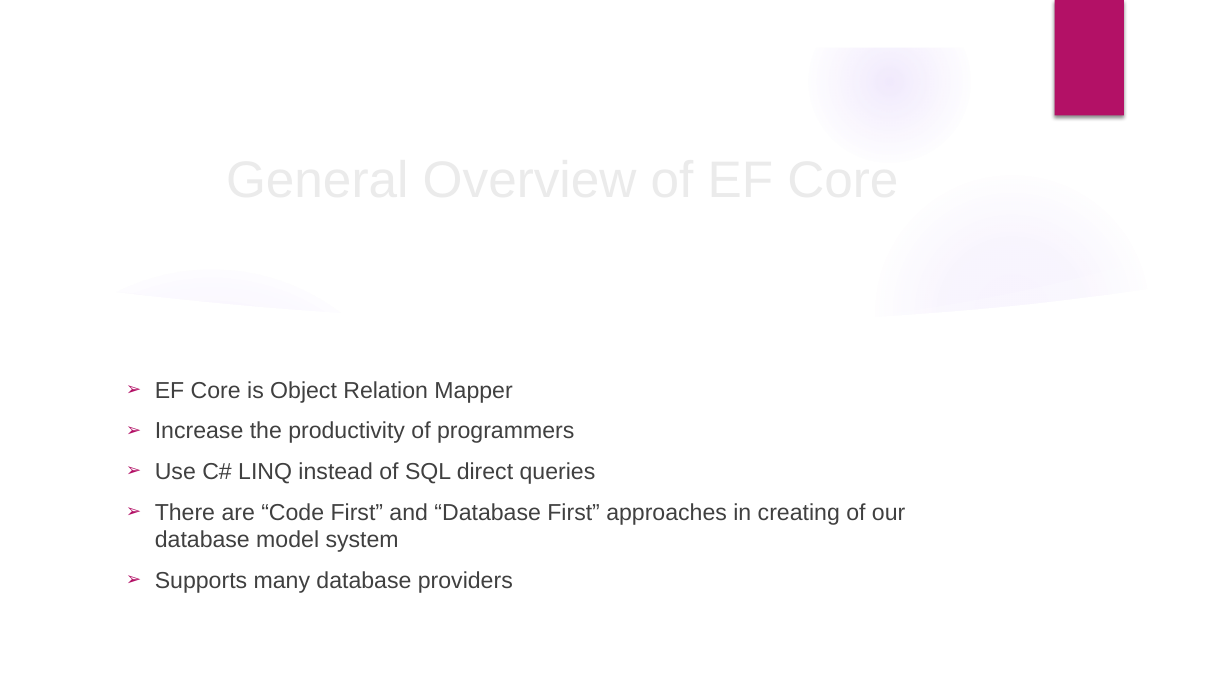
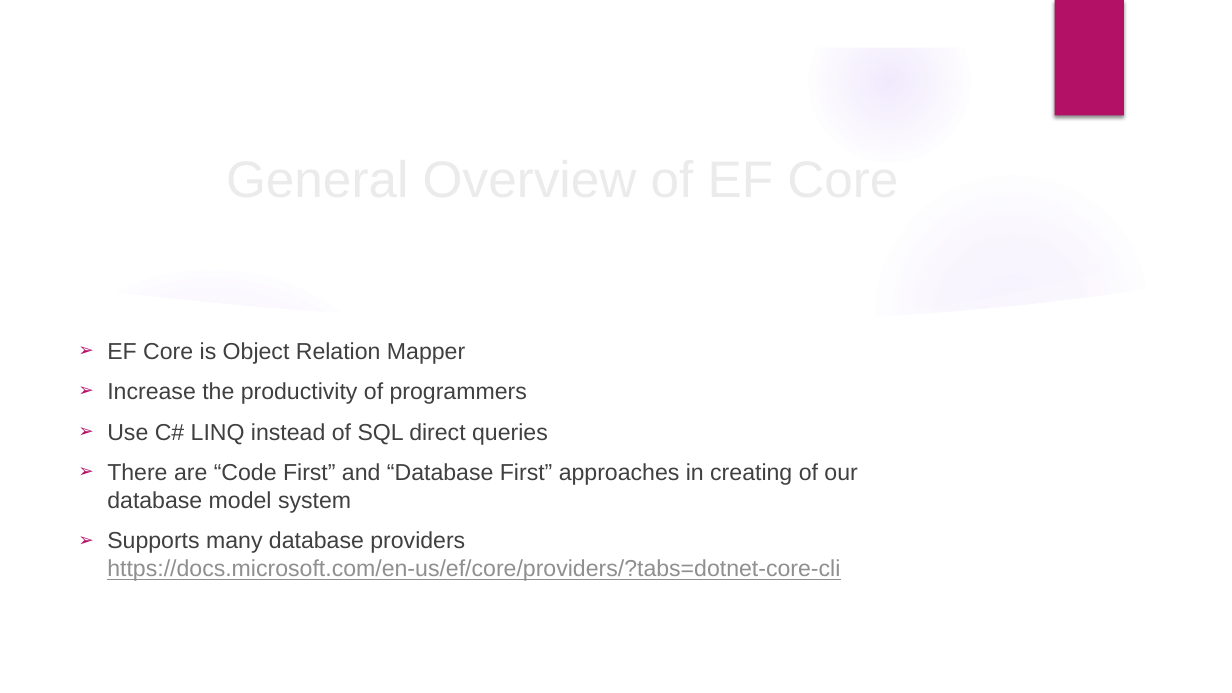
Before and after one commit to velizar92/TSK_Presentations, a slide deck: slide 21 of Databases_and_EntityFrameworkCore.pptx (slide 18 before the commit). Drawn at 1232x693 pixels with LibreOffice and Linux fonts; fonts in the diff are those of the drawing; background and template pictures are left out. Boxes give left, top, right and bottom in pixels: in the first picture for what was removed or moved away, otherwise in the second. Text is boxed around its words. In the diff, an @@ line names an element or a change of style, - is before the commit and + after.

```diff
--- a/Databases_and_EntityFrameworkCore.pptx
+++ b/Databases_and_EntityFrameworkCore.pptx
@@ text "EF Core is Object Relation ...": place and size @@
-text "EF Core is Object Relation ..." at box(155, 381, 905, 593)
+text "EF Core is Object Relation ..." at box(107, 342, 857, 581)
@@ text at box(107, 531, 840, 581): text changed; text colour #404040 to #8F8F8F @@
-➢ Supports many database providers
+➢ Supports many database providers https://docs.microsoft.com/en-us/ef/core/providers/?tabs=dotnet-core-cli
```
Also in this commit, not shown: 1 other slide changed, 4 slides added.
